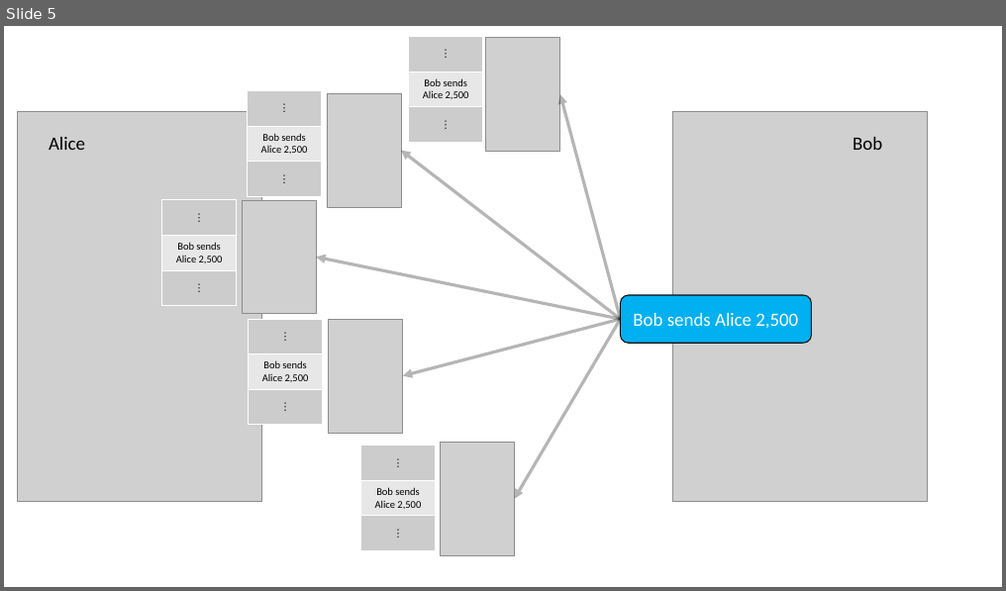
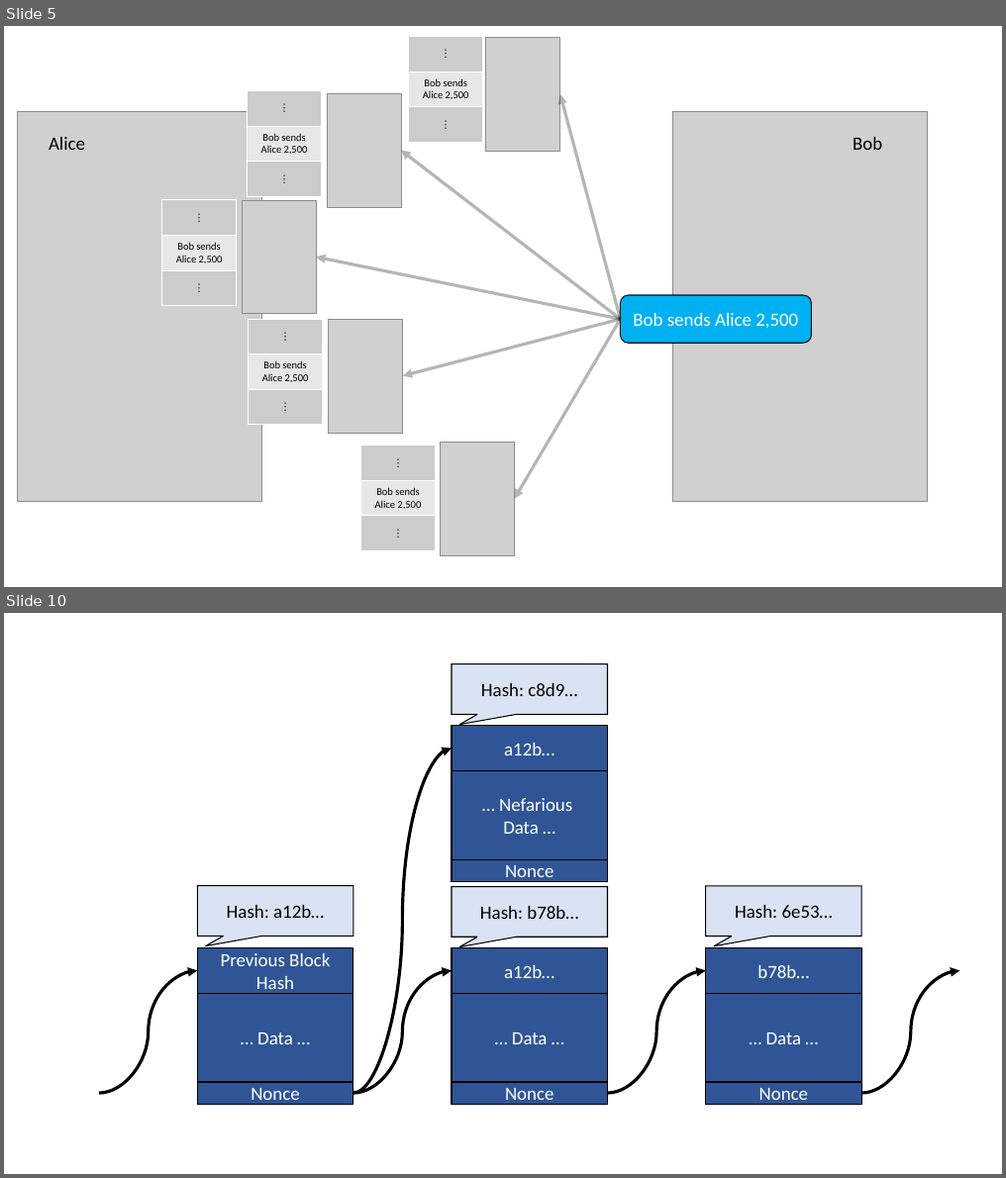
Before and after one commit to Michael-K-Stein/GreenCoin, a slide deck: Thesis/Images/Graphics.pptx. Shown one above the other, each under a label of ours: slide 5 before the commit, slides 5 and 10 after it; the slides between them are not shown. The pictures are 1006x591 and 1006x1178 pixels, drawn with LibreOffice and Linux fonts; fonts in the diff are those of the drawing; grey boxes stand for pictures. Boxes give left, top, right and bottom in pixels: in the first picture for what was removed or moved away, otherwise in the second. Text is boxed around its words. In the diff, an @@ line names an element or a change of style, - is before the commit and + after.

```diff
--- a/Thesis/Images/Graphics.pptx
+++ b/Thesis/Images/Graphics.pptx
@@ slide 10 added at box(4, 613, 1002, 1174), background #FFFFFF @@
@@ speech box added at box(451, 663, 607, 714), fill #DAE3F3, outline #000000 1 pt, 18 pt, text #000000 @@
+Hash: c8d9…
@@ curved arrow added from (353, 1093) to (451, 749), #000000 3 pt @@
@@ group added at box(451, 726, 607, 881): 4 rectangles @@
+a12b…
+Nonce
+… Nefarious
+Data …
@@ speech box added at box(197, 886, 352, 937), fill #DAE3F3, outline #000000 1 pt, 18 pt, text #000000 @@
+Hash: a12b…
@@ speech box added at box(451, 887, 607, 937), fill #DAE3F3, outline #000000 1 pt, 18 pt, text #000000 @@
+Hash: b78b…
@@ speech box added at box(706, 886, 861, 937), fill #DAE3F3, outline #000000 1 pt, 18 pt, text #000000 @@
+Hash: 6e53…
@@ curved arrow added from (99, 1093) to (197, 970), #000000 3 pt @@
@@ group added at box(197, 949, 352, 1104): 4 rectangles @@
+Previous Block Hash
+Nonce
+… Data …
@@ curved arrow added from (353, 1093) to (451, 970), #000000 3 pt @@
@@ group added at box(451, 949, 607, 1104): 4 rectangles @@
+a12b…
+Nonce
+… Data …
@@ curved arrow added from (607, 1093) to (706, 970), #000000 3 pt @@
@@ group added at box(706, 949, 861, 1104): 4 rectangles @@
+b78b…
+Nonce
+… Data …
@@ curved arrow added from (862, 1093) to (960, 970), #000000 3 pt @@
```
Also in this commit, not shown: 9 other slides added, 1 slide removed, 27 other files.
